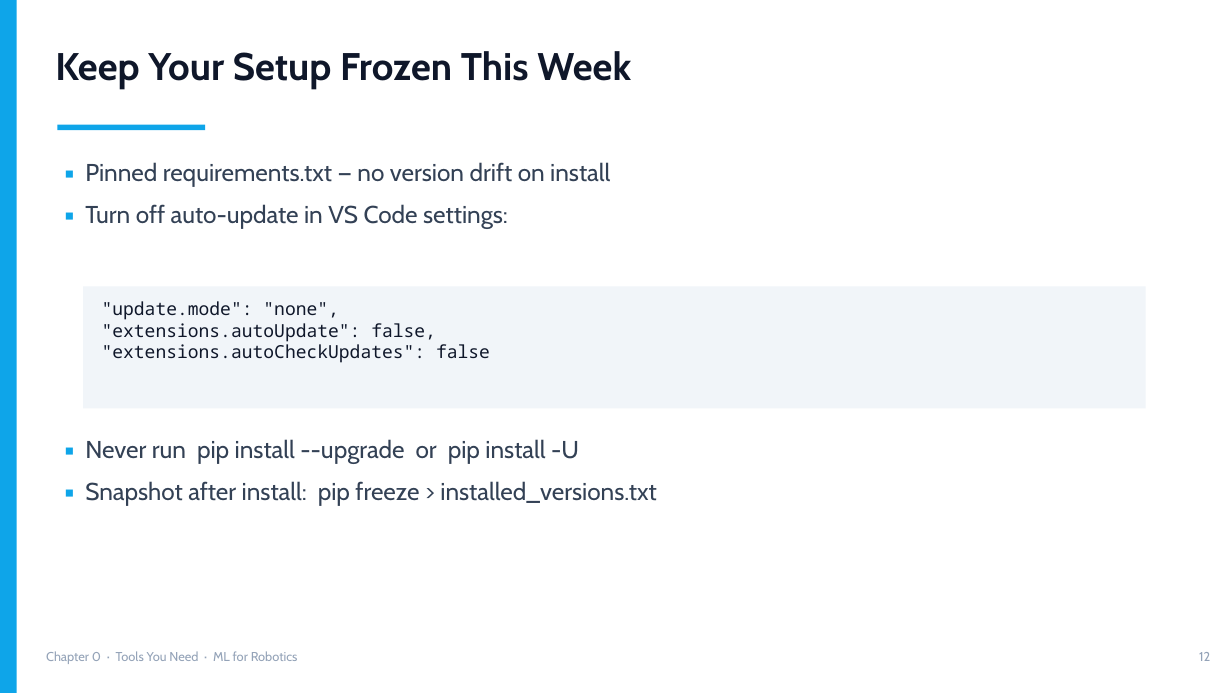
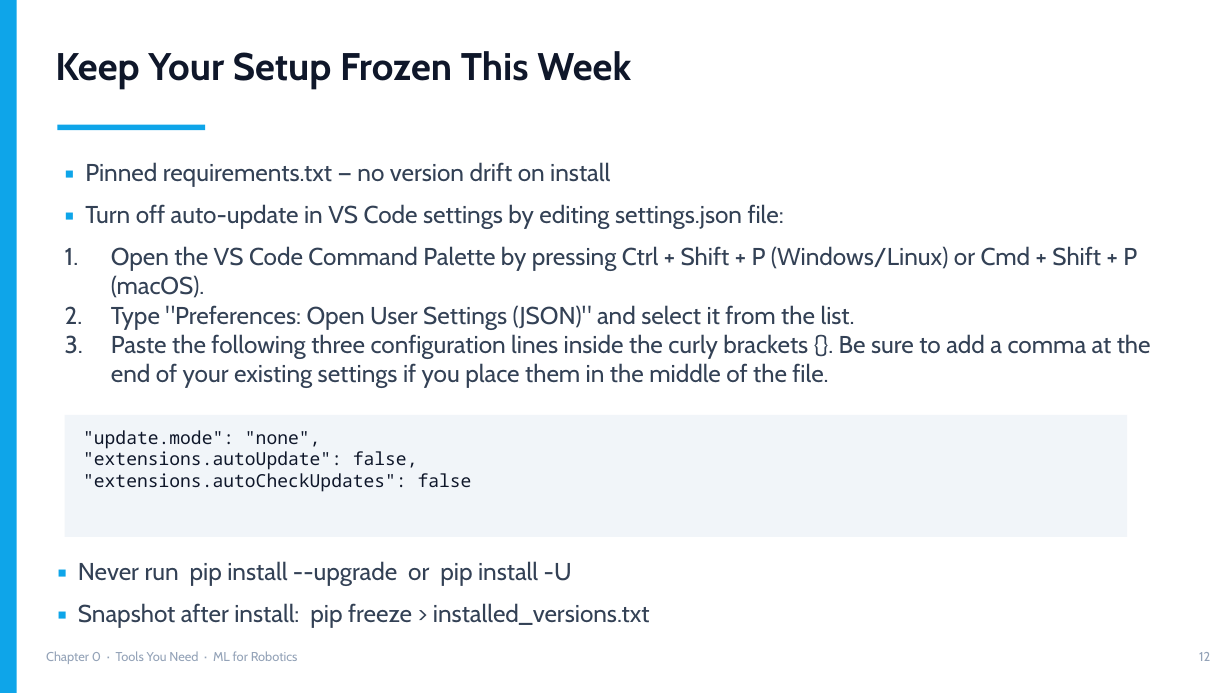
Before and after one commit to neel429/ml-for-robotics-, a slide deck: slide 12 of Ch0_Tools_You_Need.pptx. Drawn at 1232x693 pixels with LibreOffice and Linux fonts; fonts in the diff are those of the drawing. Boxes give left, top, right and bottom in pixels: in the first picture for what was removed or moved away, otherwise in the second. Text is boxed around its words. In the diff, an @@ line names an element or a change of style, - is before the commit and + after.

Commit message:
updated ppt for ch0

```diff
--- a/Ch0_Tools_You_Need.pptx
+++ b/Ch0_Tools_You_Need.pptx
@@ text at bbox=[85, 204, 1151, 388]: text changed @@
-▪ Turn off auto-update in VS Code settings:
+▪ Turn off auto-update in VS Code settings by editing settings.json file:
+1. Open the VS Code Command Palette by pressing Ctrl + Shift + P (Windows/Linux) or Cmd + Shift + P (macOS).
+2. Type "Preferences: Open User Settings (JSON)" and select it from the list.
+3. Paste the following three configuration lines inside the curly brackets {}. Be sure to add a comma at the end of your existing settings if you place them in the middle of the file.
@@ rectangle ""update.mode": "none",": place and size @@
-rectangle ""update.mode": "none"," at bbox=[83, 287, 1146, 409]
+rectangle ""update.mode": "none"," at bbox=[65, 415, 1128, 537]
@@ text "▪ Never run pip install ...": place and size @@
-text "▪ Never run pip install ..." at bbox=[85, 439, 657, 506]
+text "▪ Never run pip install ..." at bbox=[78, 561, 650, 628]
```
Also in this commit, not shown: 7 other slides changed, 4 other files.
